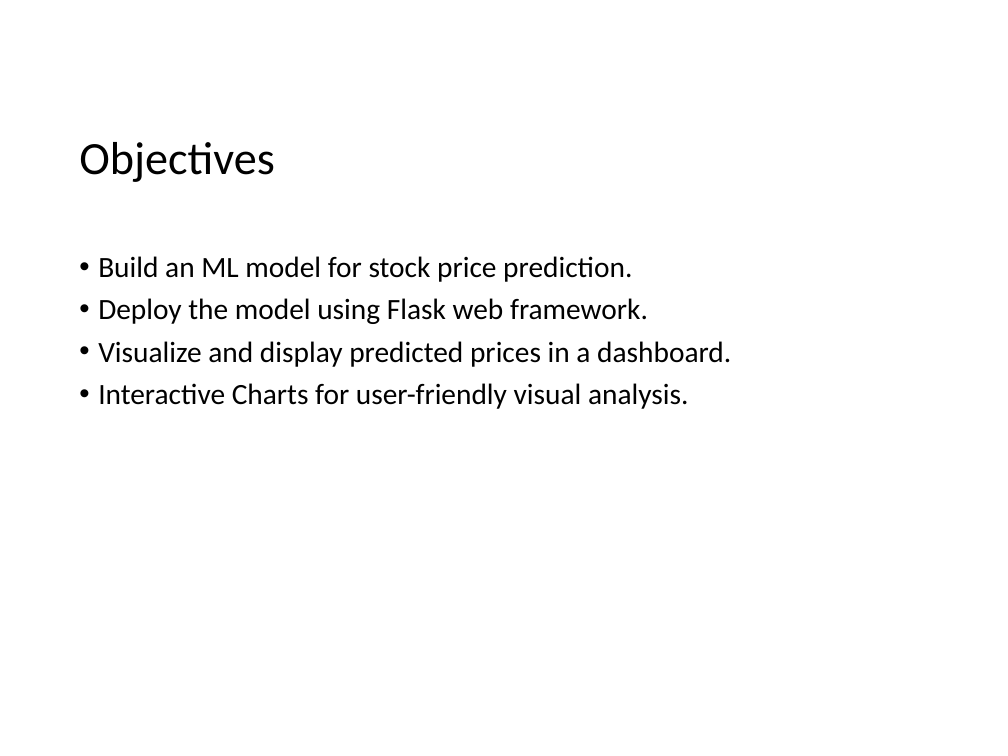
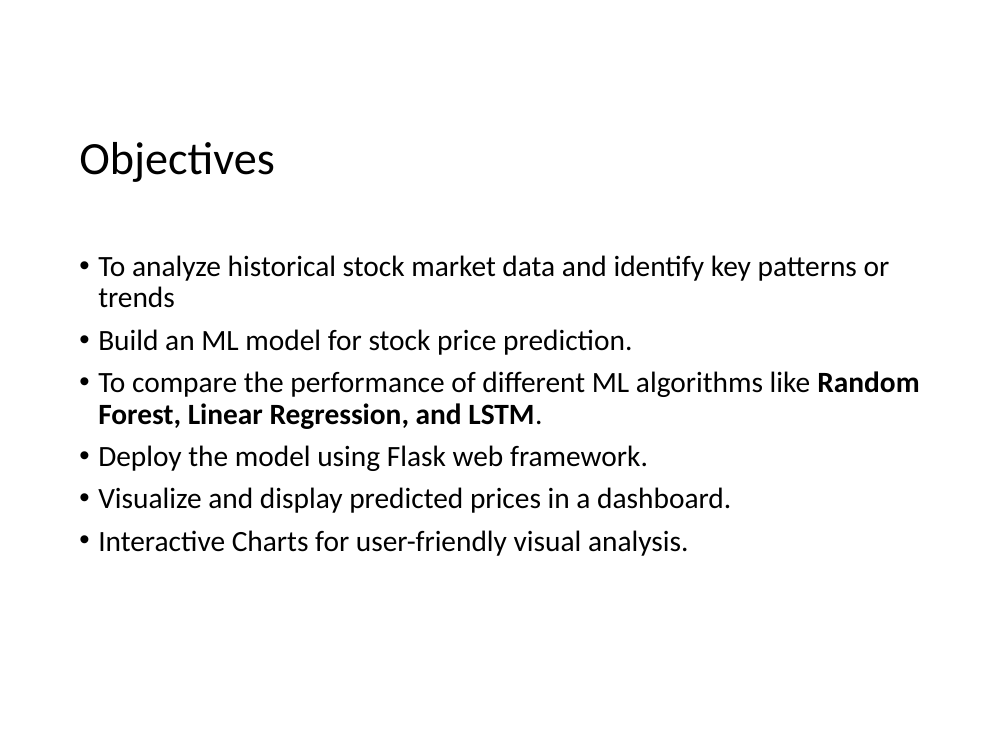
Before and after one commit to swetha-01-max/Estimating-stock-prediction-, a slide deck: slide 6 of Stock_Prediction_Flask_Project_Presentation1.pptx (slide 5 before the commit). Drawn at 1008x756 pixels with LibreOffice and Linux fonts; fonts in the diff are those of the drawing; background and template pictures are left out. Boxes give left, top, right and bottom in pixels: in the first picture for what was removed or moved away, otherwise in the second. Text is boxed around its words. In the diff, an @@ line names an element or a change of style, - is before the commit and + after.

```diff
--- a/Stock_Prediction_Flask_Project_Presentation1.pptx
+++ b/Stock_Prediction_Flask_Project_Presentation1.pptx
@@ text at bbox=[98, 255, 890, 308]: paragraph added @@
+• To analyze historical stock market data and identify key patterns or trends
@@ text at bbox=[98, 371, 919, 429]: paragraph added @@
+• To compare the performance of different ML algorithms like Random Forest, Linear Regression, and LSTM.
```
Also in this commit, not shown: 8 other slides changed, 6 slides added, 1 slide removed.
